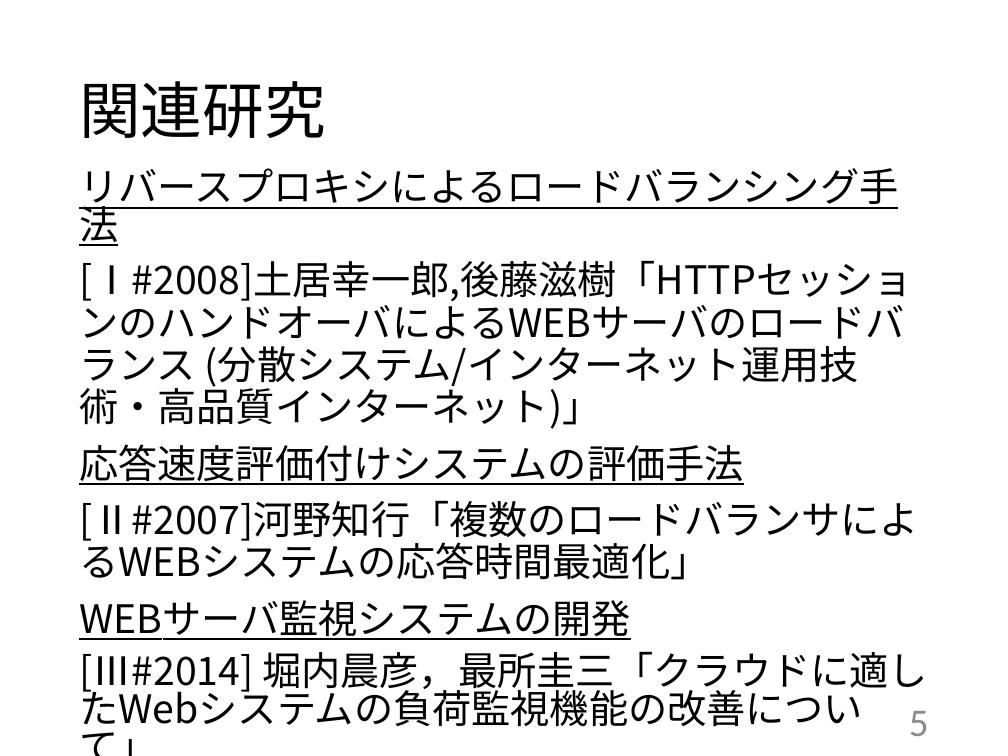
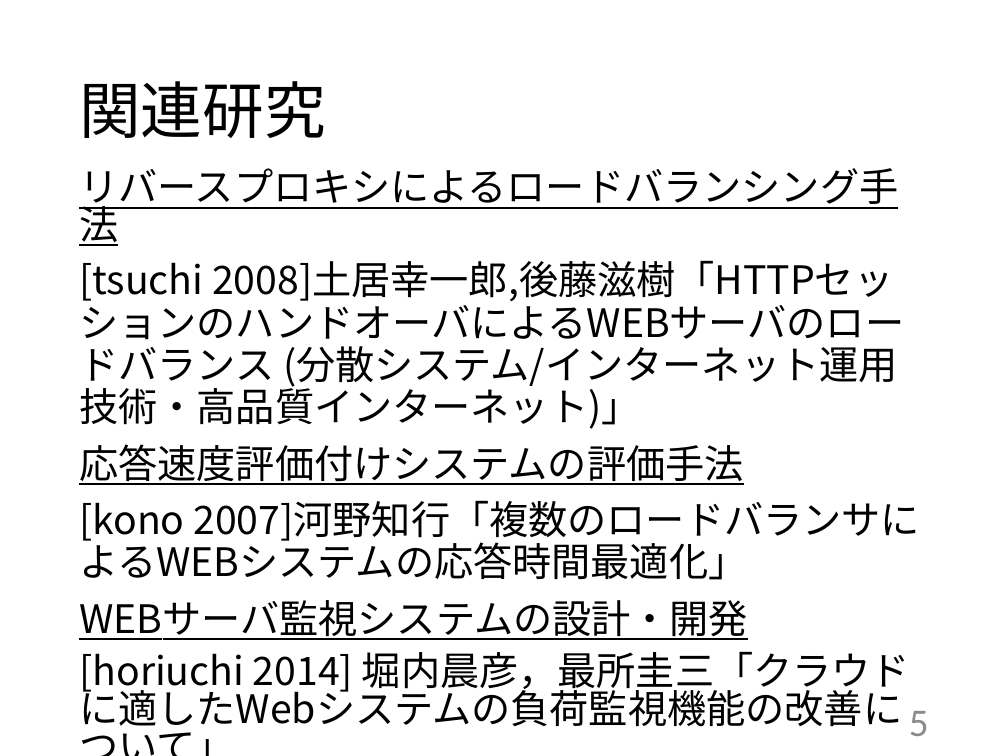
Before and after one commit to kait-takanolab/1821086_matsuo_thesis, a slide deck: slide 5 of 発表用/1821086_中間発表.pptx. Drawn at 1008x756 pixels with LibreOffice and Linux fonts; fonts in the diff are those of the drawing. Boxes give left, top, right and bottom in pixels: in the first picture for what was removed or moved away, otherwise in the second. Text is boxed around its words. In the diff, an @@ line names an element or a change of style, - is before the commit and + after.

```diff
--- a/発表用/1821086_中間発表.pptx
+++ b/発表用/1821086_中間発表.pptx
@@ text at <box>79,260,898,429</box>: text changed @@
-[Ⅰ#2008]土居幸一郎,後藤滋樹「HTTPセッションのハンドオーバによるWEBサーバのロードバランス (分散システム/インターネット運用技術・高品質インターネット)」
+[tsuchi 2008]土居幸一郎,後藤滋樹「HTTPセッションのハンドオーバによるWEBサーバのロードバランス (分散システム/インターネット運用技術・高品質インターネット)」
@@ text at <box>79,500,920,734</box>: text changed @@
-[Ⅱ#2007]河野知行「複数のロードバランサによるWEBシステムの応答時間最適化」
-WEBサーバ監視システムの開発
-[Ⅲ#2014] 堀内晨彦，最所圭三「クラウドに適したWebシステムの負荷監視機能の改善について」
+[kono 2007]河野知行「複数のロードバランサによるWEBシステムの応答時間最適化」
+WEBサーバ監視システムの設計・開発
+[horiuchi 2014] 堀内晨彦，最所圭三「クラウドに適したWebシステムの負荷監視機能の改善について」
```
Also in this commit, not shown: 1 other slide changed.
